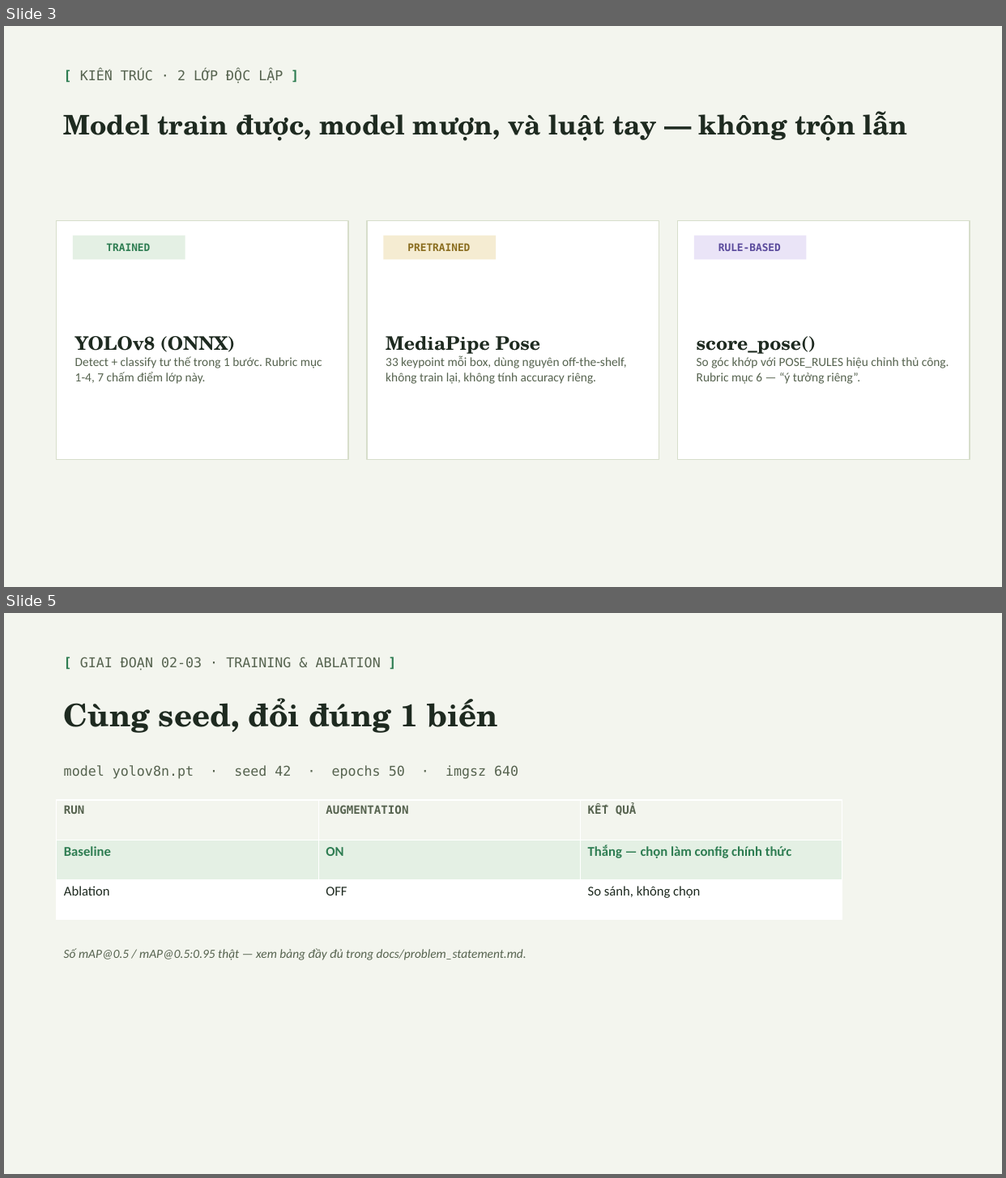
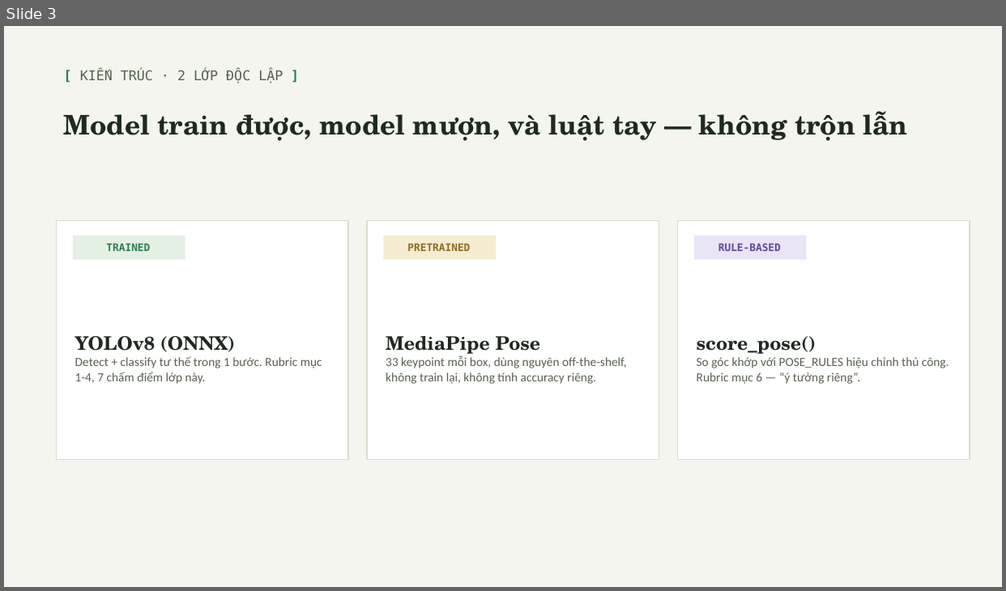
Before and after one commit to tom-the-prgrmr/computer-vision-project, a slide deck: docs/slides/presentation.pptx. Shown one above the other, each under a label of ours: slides 3 and 5 before the commit, slide 3 after it; the slides between them are not shown. The pictures are 1006x1178 and 1006x591 pixels, drawn with LibreOffice and Linux fonts; fonts in the diff are those of the drawing. Boxes give left, top, right and bottom in pixels: in the first picture for what was removed or moved away, otherwise in the second. Text is boxed around its words. In the diff, an @@ line names an element or a change of style, - is before the commit and + after.

```diff
--- a/docs/slides/presentation.pptx
+++ b/docs/slides/presentation.pptx
@@ slide 5 removed at (4,613,1002,1174), background #F3F5EE @@
@@ text removed at (80,657,381,671) @@
-[ GIAI ĐOẠN 02-03 · TRAINING & ABLATION ]
@@ text removed at (64,698,498,733) @@
-Cùng seed, đổi đúng 1 biến
@@ text removed at (64,765,518,779) @@
-model yolov8n.pt · seed 42 · epochs 50 · imgsz 640
@@ table removed at (57,800,842,920), 3 rows, 3 columns @@
-RUN | AUGMENTATION | KẾT QUẢ
-Baseline | ON | Thắng — chọn làm config chính thức
-Ablation | OFF | So sánh, không chọn
@@ text removed at (64,948,526,960) @@
-Số mAP@0.5 / mAP@0.5:0.95 thật — xem bảng đầy đủ trong docs/problem_statement.md.
```
Also in this commit, not shown: 1 slide changed, 5 slides added, 4 other slides removed, 11 other files.
